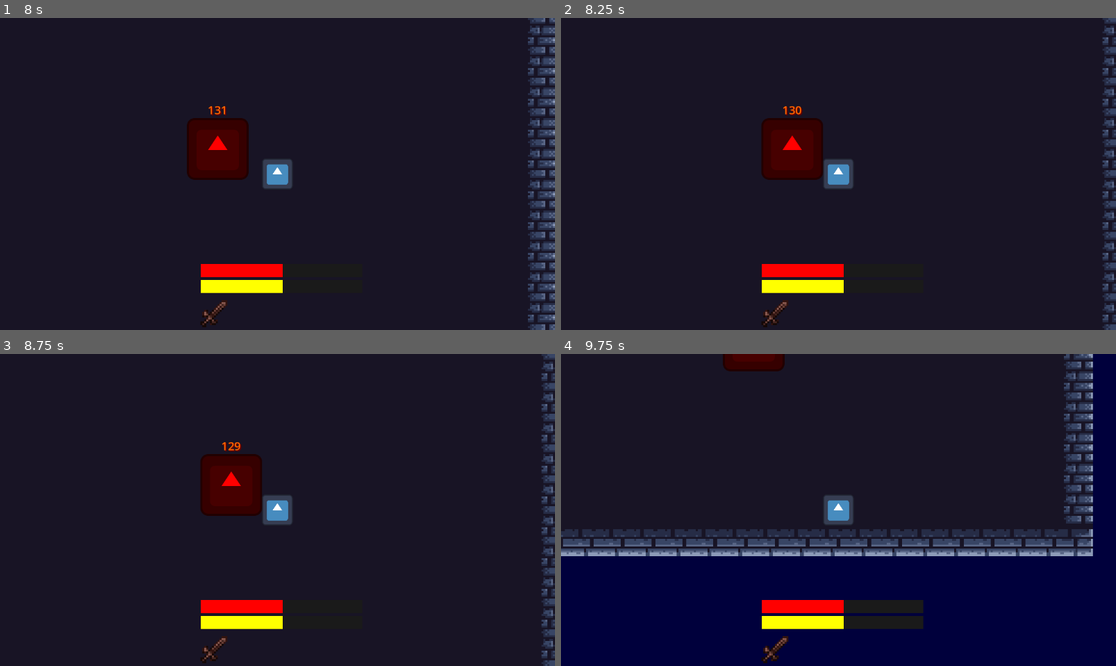
Above: before the commit, frames 1-4 (two rows, left to right).
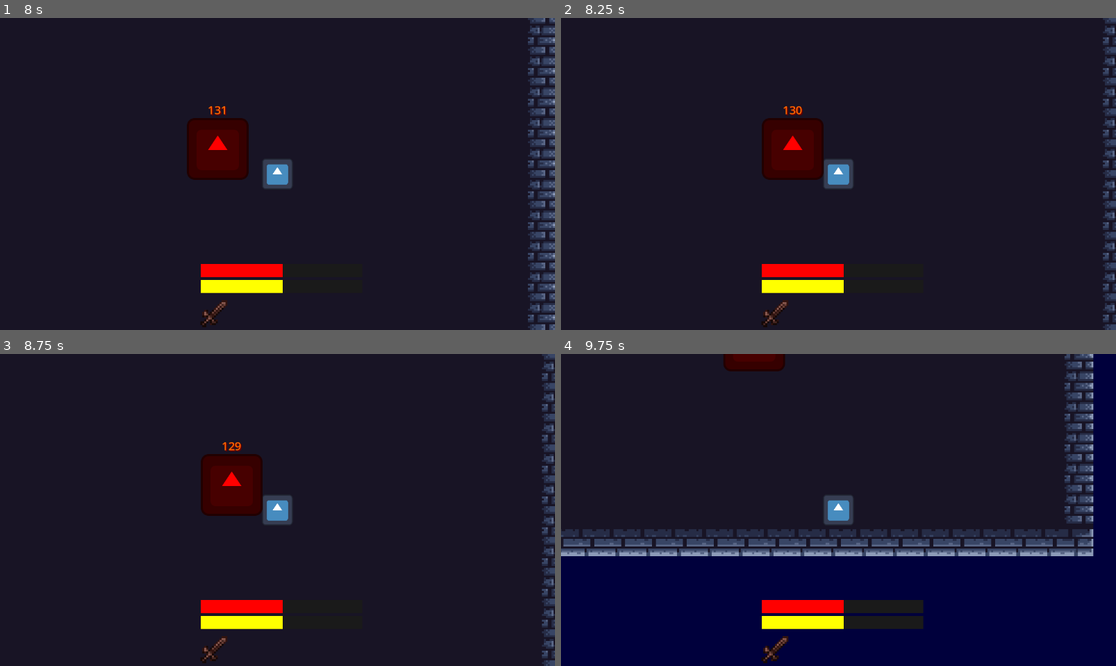
Above: after the commit, the same moments.

Repository: Bruhdows/fuel-the-flame
Game: Godot game, scene res://scenes/game.tscn
Two runs of this game, one before a commit and one after it. Both use one fixed random seed, a clock stepped at 60 frames per second and the inputs below. The engine's default icon, where the game draws it, is replaced by a stand-in: a white triangle on a blue panel in a dark square.
Inputs (mouse positions are in pixels of both pictures, inside the frame that each line leads up to):
- Up to frame 1 (8 s): click (216, 311) at 0.52 s; click (249, 311) at 1.27 s; click (283, 311) at 2.02 s; click (316, 311) at 2.77 s; click (344, 311) at 3.52 s; tap Enter at 4.25 s; hold D (right) 4.28-5.03 s; tap Q (drop_item) every 0.75 s from 4.35 to 7.35 s; hold S (down) 5.03-5.78 s; hold D (right) 5.78-6.53 s; hold W (up) 6.53-7.28 s; hold A (left) from 7.28 s (still down)
- Up to frame 2 (8.25 s): keep holding A (left); tap Q (drop_item) at 8.1 s
- Up to frame 3 (8.75 s): keep holding A (left)
- Up to frame 4 (9.75 s): tap Space at 8.75 s; release A (left) at 8.78 s; hold S (down) 8.78-9.53 s; tap Q (drop_item) at 8.85, 9.6 s; hold D (right) from 9.53 s (still down)

Frame 1 is identical in both runs. In frame 2, 0.2% of the frame differs, in the area x 36-100%, y 0-100%; in frame 3, 0.2%; in frame 4, 0.6%, in the area x 0-96%, y 0-65%.

Commit message:
hujassets

Diff:
--- a/scenes/game.tscn
+++ b/scenes/game.tscn
@@ -215,6 +215,7 @@
 [node name="Camera" type="Camera2D" parent="Player"]
 
 [node name="Hitbox" type="CollisionShape2D" parent="Player"]
+position = Vector2(1, 0)
 shape = SubResource("RectangleShape2D_iywne")
 
 [node name="Fire" type="StaticBody2D" parent="."]
Binary file added: assets/2D Pixel Dungeon Asset Pack/Character_animation/monsters_idle/skeleton1/v1/skeleton_v1_1.png
Not shown, added: assets/2D Pixel Dungeon Asset Pack/Character_animation/monsters_idle/skeleton1/v1/skeleton_v1_1.png.import
Binary file added: assets/2D Pixel Dungeon Asset Pack/Character_animation/monsters_idle/skeleton1/v1/skeleton_v1_2.png
Not shown, added: assets/2D Pixel Dungeon Asset Pack/Character_animation/monsters_idle/skeleton1/v1/skeleton_v1_2.png.import
Binary file added: assets/2D Pixel Dungeon Asset Pack/Character_animation/monsters_idle/skeleton1/v1/skeleton_v1_3.png
Not shown, added: assets/2D Pixel Dungeon Asset Pack/Character_animation/monsters_idle/skeleton1/v1/skeleton_v1_3.png.import
Binary file added: assets/2D Pixel Dungeon Asset Pack/Character_animation/monsters_idle/skeleton1/v1/skeleton_v1_4.png
Not shown, added: assets/2D Pixel Dungeon Asset Pack/Character_animation/monsters_idle/skeleton1/v1/skeleton_v1_4.png.import
Binary file added: assets/2D Pixel Dungeon Asset Pack/Character_animation/monsters_idle/skeleton1/v2/skeleton_v2_1.png
Not shown, added: assets/2D Pixel Dungeon Asset Pack/Character_animation/monsters_idle/skeleton1/v2/skeleton_v2_1.png.import
Binary file added: assets/2D Pixel Dungeon Asset Pack/Character_animation/monsters_idle/skeleton1/v2/skeleton_v2_2.png
Not shown, added: assets/2D Pixel Dungeon Asset Pack/Character_animation/monsters_idle/skeleton1/v2/skeleton_v2_2.png.import
(and 392 more such lines)
